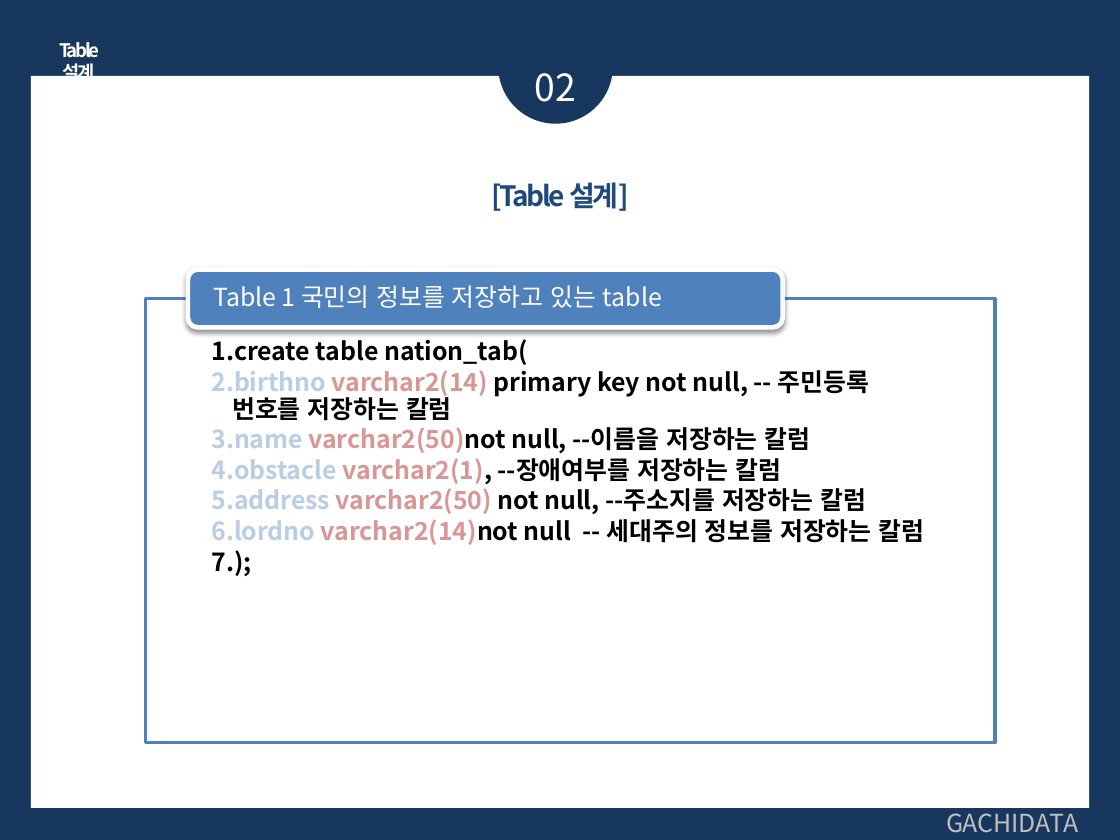
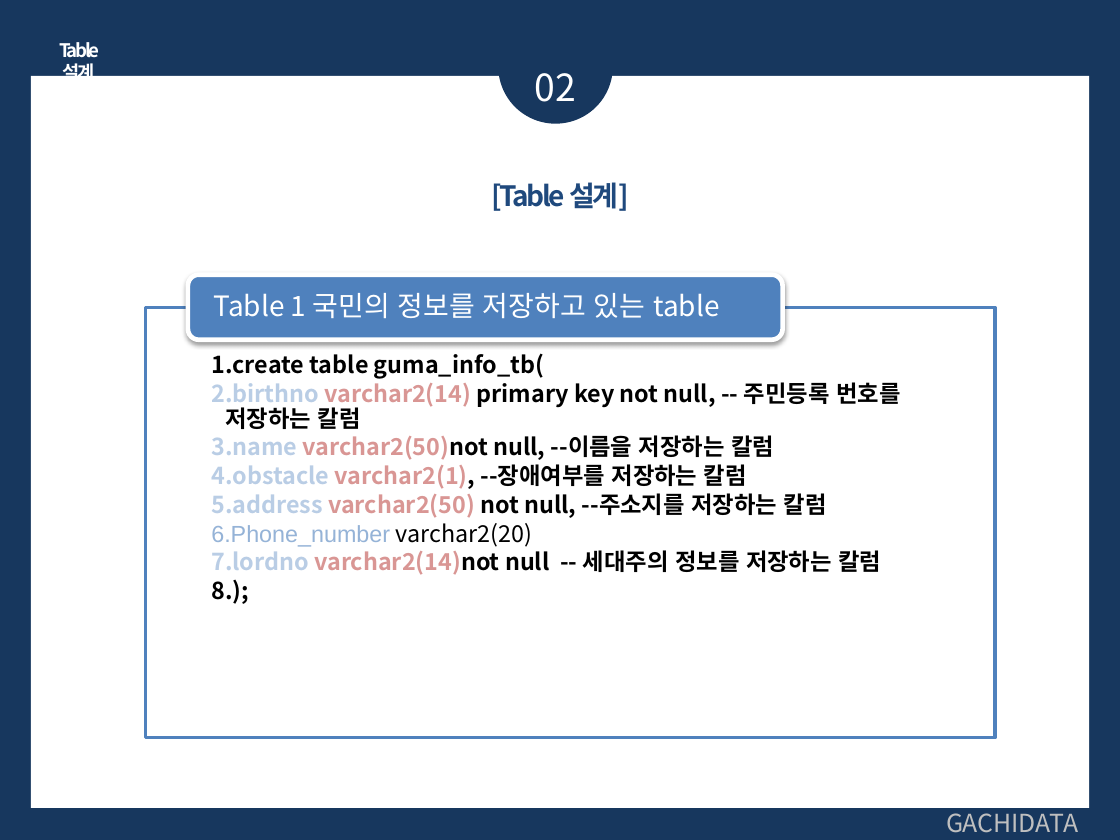
Before and after one commit to Monoreil/edu-sql, a slide deck: slide 8 of 11차SQL_hyeongmin.pptx. Drawn at 1120x840 pixels with LibreOffice and Linux fonts; fonts in the diff are those of the drawing. Boxes give left, top, right and bottom in pixels: in the first picture for what was removed or moved away, otherwise in the second. Text is boxed around its words. In the diff, an @@ line names an element or a change of style, - is before the commit and + after.

```diff
--- a/11차SQL_hyeongmin.pptx
+++ b/11차SQL_hyeongmin.pptx
@@ rounded rectangle: place and size @@
-rounded rectangle at [188,270,783,328]
+rounded rectangle at [188,274,783,339]
@@ text "Table 1 국민의 정보를 저장하고 ..." at [214,293,719,318]: size 16 to 18 pt @@
@@ text "create table guma_info_tb(": place and size @@
-text "create table guma_info_tb(" at [211,339,924,545]
+text "create table guma_info_tb(" at [211,353,900,575]
@@ rectangle: place and size @@
-rectangle at [146,299,996,744]
+rectangle at [146,307,996,737]
@@ text at [211,353,544,379]: text changed; size 16 to 15 pt @@
-  1. create table nation_tab(
+  1. create table guma_info_tb(
@@ text at [211,378,900,575]: size 16 to 15 pt in "birthno varchar2(14) primary key not null, -- ...", "name varchar2(50)not null, --이름을 저장하는 칼럼", "obstacle varchar2(1), --장애여부를 저장하는 칼럼", "address varchar2(50) not null, --주소지를 저장하는 칼럼" and 2 more places; indent changed @@
@@ text at [211,523,532,547]: paragraph added @@
+  6. Phone_number varchar2(20)
```
Also in this commit, not shown: 7 other slides changed.
